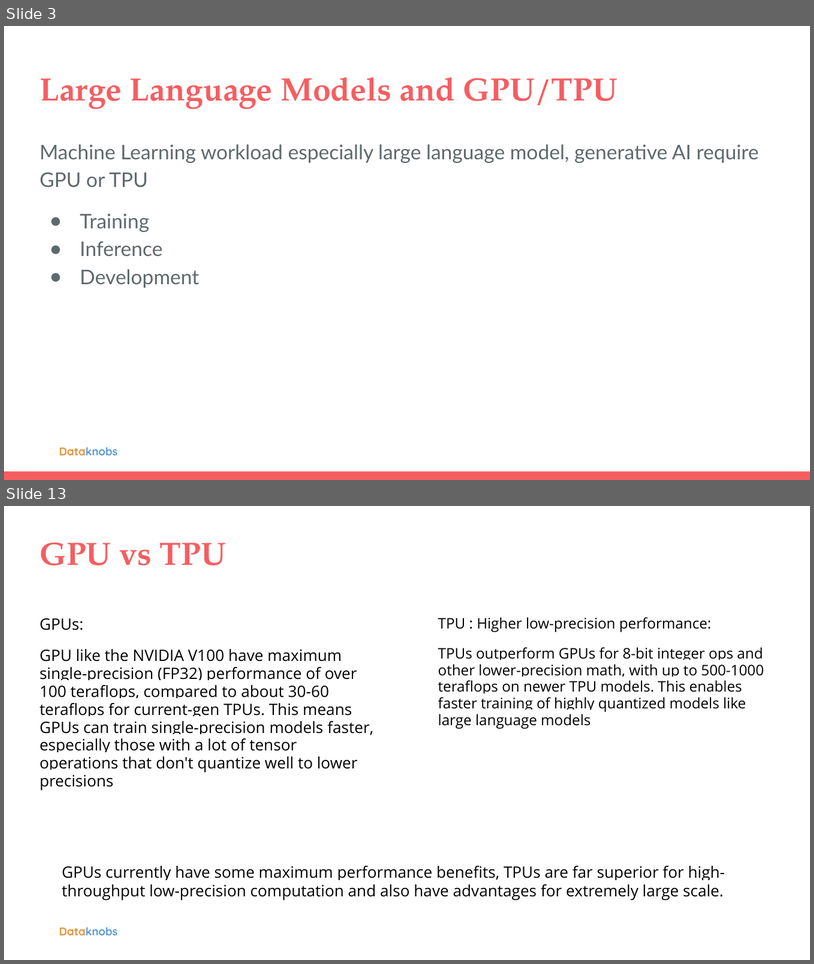
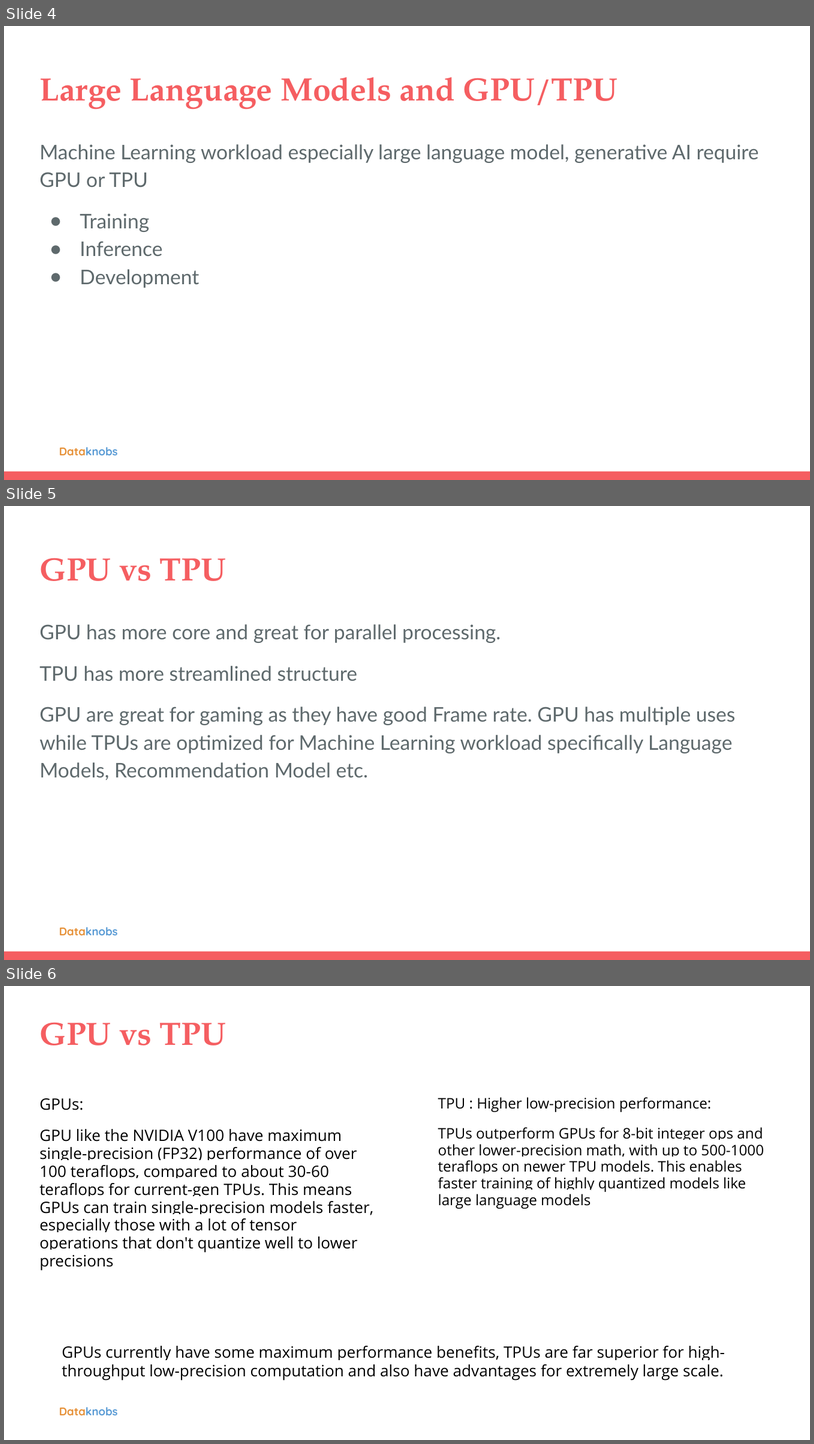
Before and after one commit to kreatewebsite/topkreate_kreatewebsite, a slide deck: input/content/gpu-vs-tpu-llms.pptx. Shown one above the other, each under a label of ours: slides 3 and 13 before the commit, slides 4, 5 and 6 after it; the slides between them are not shown. The pictures are 814x964 and 814x1444 pixels, drawn with LibreOffice and Linux fonts; fonts in the diff are those of the drawing; background and template pictures are left out. Boxes give left, top, right and bottom in pixels: in the first picture for what was removed or moved away, otherwise in the second. Text is boxed around its words. In the diff, an @@ line names an element or a change of style, - is before the commit and + after.

```diff
--- a/input/content/gpu-vs-tpu-llms.pptx
+++ b/input/content/gpu-vs-tpu-llms.pptx
@@ slide 5 added at (x1=4, y1=506, x2=810, y2=960), background #FFFFFF; not listed: 2 template elements that a slide beside it also shows @@
@@ title added at (x1=39, y1=558, x2=226, y2=581), 28.8 pt, text #F55E61, bold @@
+GPU vs TPU
@@ text added at (x1=39, y1=624, x2=736, y2=780), 18 pt, text #5E696C @@
+GPU has more core and great for parallel processing.
+TPU has more streamlined structure
+GPU are great for gaming as they have good Frame rate. GPU has multiple uses while TPUs are optimized for Machine Learning workload specifically Language Models, Recommendation Model etc.
@@ what was slide 3 is now slide 4 @@
@@ what was slide 13 is now slide 6 @@
```
Also in this commit, not shown: 1 slide changed, 11 other slides added, 1 slide removed, 4 other files.
